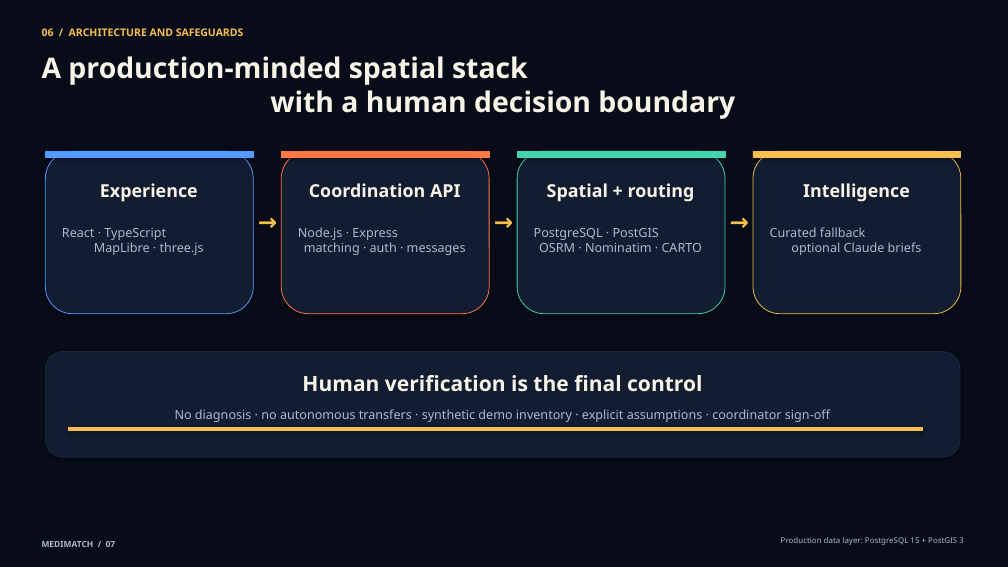
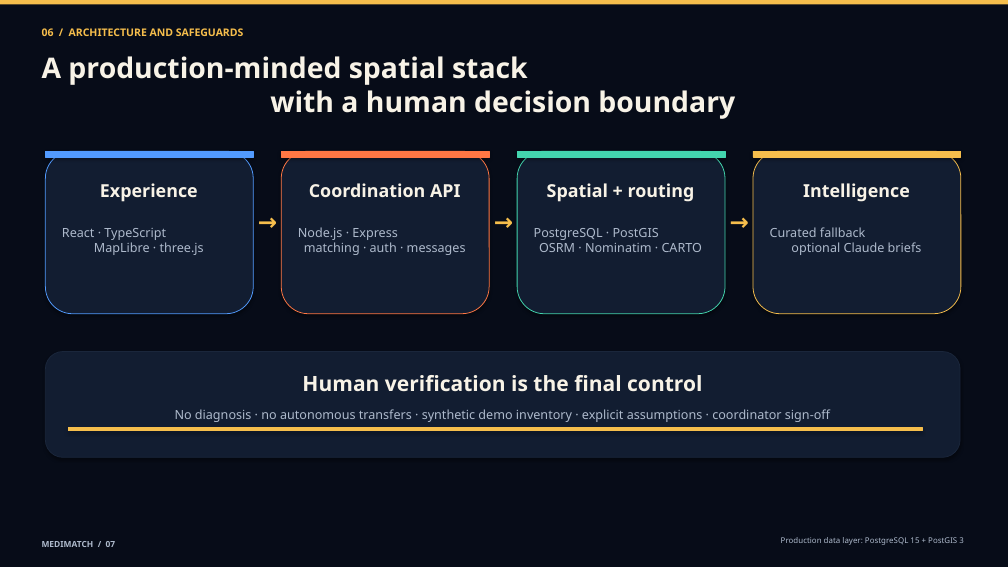
Before and after one commit to lesnargitonga/MediMatch, a slide deck: slide 7 of presentation/MediMatch_Conference_Deck.pptx. Drawn at 1008x567 pixels with LibreOffice and Linux fonts; fonts in the diff are those of the drawing. Boxes give left, top, right and bottom in pixels: in the first picture for what was removed or moved away, otherwise in the second. Text is boxed around its words. In the diff, an @@ line names an element or a change of style, - is before the commit and + after.

```diff
--- a/presentation/MediMatch_Conference_Deck.pptx
+++ b/presentation/MediMatch_Conference_Deck.pptx
@@ rectangle added at (0, 0, 1008, 5), fill #F6BE4C @@
```
Also in this commit, not shown: 8 other slides changed, 2 other files.
